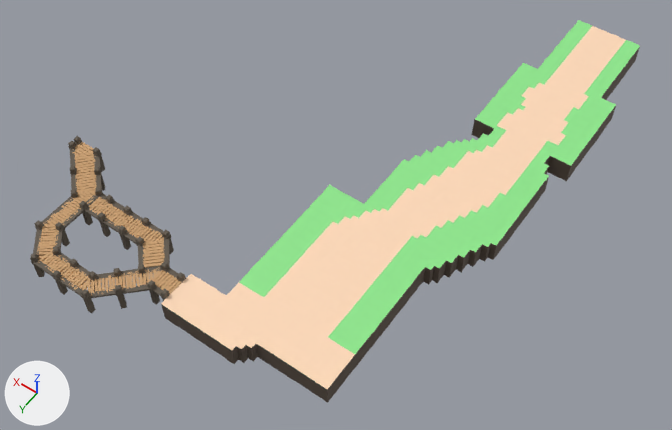
Two versions of the FBX model Colour Shooter PlaceholderName/Assets/3D Models/Props/WorldSectionOne.fbx, one commit apart.
Camera for both pictures: a camera (50 mm lens) standing at (-82.0, 301.0, 262.0) and looking at (46.0, 121.0, -20.0). Every picture has the same lights, and +X, +Y and +Z are marked at lower left. Where no turn or scale is listed for an object, it has been applied to the vertices.

In view in the first picture: 'Bridge', 'Plane'.
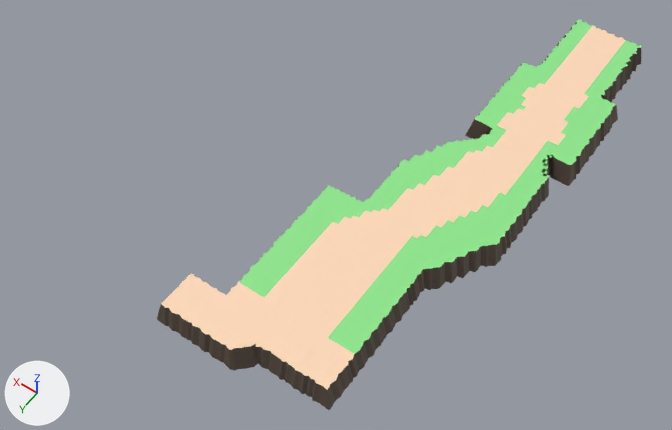
Where the newer file only moved an object's origin or applied its transform, the numbers keep the older frame.

Where the change shows, as pixel boxes [x1, y1, x2, y2] in the pictures (672 x 430 px):
```json
{"object": "Plane", "change": "reshaped", "before": [161, 20, 640, 403], "after": [157, 20, 641, 410]}
{"object": "Bridge", "change": "deleted", "before": [30, 136, 186, 313], "on screen": "brown", "faces in mat_bridgelightwood (orange #cca06f)": [37, 142, 182, 295], "faces in mat_bridgedarkwood (brown #5f5548)": [30, 136, 186, 313]}
```

The change, as JSON lines over the scene's bpy script:
```json
{"block": "me_plane_001", "where": "# used by ob_plane; location = (82.1, 128.5, 0.6)"}
{"op": "remove", "block": "me_plane_001", "code": "me_plane_001.from_pydata(...)  # 3951 vertices, 3948 faces; spans x -114.0..-20.0, y -140.0..70.0, z -9.0..0.0"}
{"op": "add", "block": "me_plane_001", "code": "me_plane_001.from_pydata(...)  # 4521 vertices, 4325 faces; spans x -114.0..-18.0, y -142.0..72.0, z -9.0..0.0"}
{"block": "me_plane_001", "change": "me_plane_001 part 1: 248 vertices moved from x -103.0..-20.0, y -140.0..70.0, z -9.0..0.0 to x -105.0..-18.0, y -142.0..72.0, z -9.0..0.0; 83 vertices removed from x -103.0..-26.0, y -140.0..70.0, z -9.0..0.0; 653 vertices added at x -105.0..-18.0, y -142.0..72.0, z -9.0..0.0"}
{"op": "remove", "block": "ob_bridge", "code": ["ob_bridge = bpy.data.objects.new('Bridge', me_cube_002)", "ob_bridge.location = (66.9, 186.8, -5.1)"]}
```
